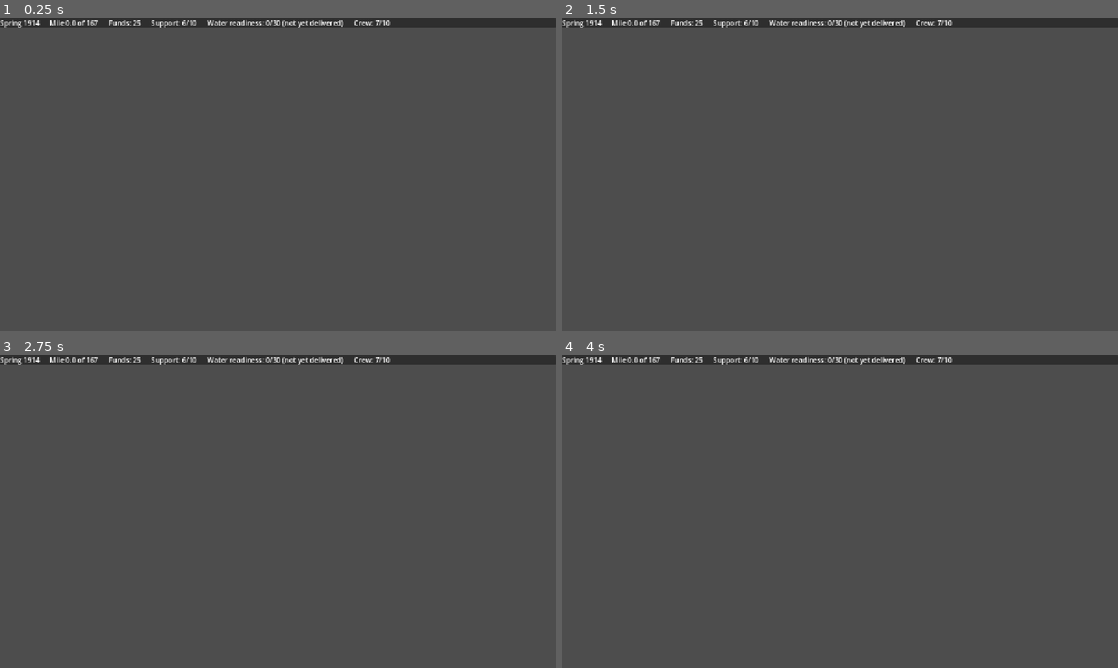
Above: before the commit, frames 1-4 (two rows, left to right).
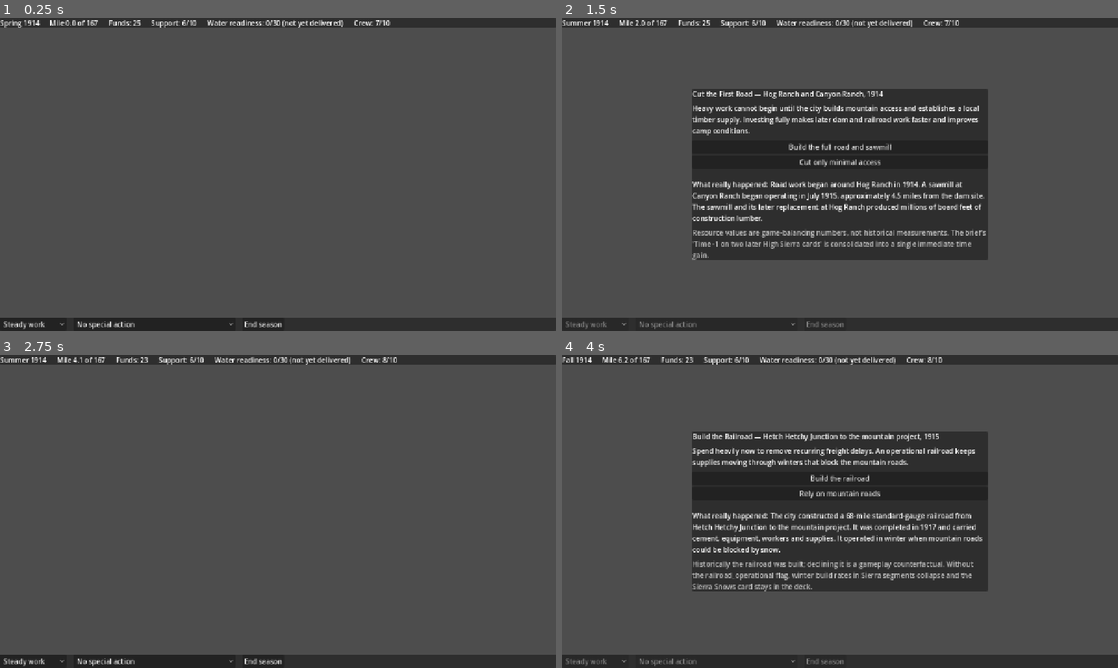
Above: after the commit, the same moments.

Repository: boxwrench/Hetchy-Trail
Game: Godot game, scene res://scenes/journey/journey.tscn
Same seed, same stepped clock (60 frames per second), same inputs: the game is played once before the commit and once after it.
Inputs (mouse positions are in pixels of both pictures, inside the frame that each line leads up to):
- Up to frame 1 (0.25 s): no input
- Up to frame 2 (1.5 s): click (595, 324) at 0.5 s, where only the run after the commit has a clickable "Steady work"; click (823, 324) at 1.25 s, where only the run after the commit has a clickable "End season"
- Up to frame 3 (2.75 s): click (278, 483) at 2 s, where only the run after the commit has a clickable "Build the full road and sawmi…"
- Up to frame 4 (4 s): click (595, 661) at 2.75 s, where only the run after the commit has a clickable "Steady work"; click (823, 661) at 3.5 s, where only the run after the commit has a clickable "End season"

The runs differ from the first frame. In frame 1, 4.1% of the frame differs, in the area x 0-100%, y 95-100%; in frame 2, 32%, in the area x 0-100%, y 0-100%; in frame 3, 4.9%; in frame 4, 30%.

Commit message:
fix: DecisionPanel bar rendered off-screen; add layout regression test
The DecisionPanel's bottom-anchored bar grew downward from the bottom edge
(top at y=720 on a 720px viewport), rendering entirely off-screen — the
player saw only the HUD on a grey screen. Set grow_vertical to
GROW_DIRECTION_BEGIN so the bar grows upward into view.

The smoke test missed this because it only asserted the button existed, not
that it was on-screen. Add tools/layout_test.{gd,tscn}, which instantiates the
real Journey scene, awaits layout, and asserts the interactive panels sit
within the viewport. Verified it fails (bottom=751 > vp=720) without the fix
and passes with it. Plan Task 5 code block and harness gate updated.

Co-Authored-By: Claude Fable 5 <noreply@anthropic.com>

Diff:
--- a/scenes/ui/decision_panel.gd
+++ b/scenes/ui/decision_panel.gd
@@ -22,6 +22,9 @@
 	mouse_filter = Control.MOUSE_FILTER_IGNORE
 	var panel := PanelContainer.new()
 	panel.set_anchors_and_offsets_preset(Control.PRESET_BOTTOM_WIDE)
+	# Bottom-anchored containers grow downward by default, which pushes the bar
+	# off the bottom edge; grow upward so it sits on-screen above the edge.
+	panel.grow_vertical = Control.GROW_DIRECTION_BEGIN
 	add_child(panel)
 	var row := HBoxContainer.new()
 	row.add_theme_constant_override("separation", 16)
--- /dev/null
+++ b/tools/layout_test.gd
@@ -0,0 +1,58 @@
+extends Node
+## Headless layout regression test. Instantiates the real Journey scene, lets it
+## lay out, and asserts the interactive panels render WITHIN the viewport.
+## Catches the class of bug where a panel exists but is positioned off-screen
+## or has zero size -- which the data/logic smoke test cannot see.
+## Run:  godot --headless res://tools/layout_test.tscn   (exit 0 PASS, 1 FAIL)
+
+var passed := 0
+var failures: Array[String] = []
+
+
+func _ready() -> void:
+	GameState.new_game()
+	EventManager.reset()
+	var journey: Node = load("res://scenes/journey/journey.tscn").instantiate()
+	add_child(journey)
+	# Layout is computed over the next frames, not at instantiation.
+	await get_tree().process_frame
+	await get_tree().process_frame
+	var vp := get_viewport().get_visible_rect().size
+	_check_on_screen("DecisionPanel bar", _first_control_child(journey.decision_panel), vp)
+	journey.event_panel.show()
+	await get_tree().process_frame
+	_check_on_screen("EventPanel body", _first_control_child(journey.event_panel), vp)
+	if failures.is_empty():
+		print("LAYOUT PASS (%d checks)" % passed)
+	else:
+		print("LAYOUT FAIL (%d failures)" % failures.size())
+	journey.queue_free()
+	get_tree().quit(0 if failures.is_empty() else 1)
+
+
+func _first_control_child(node: Node) -> Control:
+	for child in node.get_children():
+		if child is Control:
+			return child
+	return null
+
+
+func check(cond: bool, what: String) -> void:
+	if cond:
+		passed += 1
+	else:
+		failures.append(what)
+		push_error("LAYOUT FAIL: " + what)
+
+
+func _check_on_screen(label: String, ctrl: Control, vp: Vector2) -> void:
+	check(ctrl != null, "%s exists" % label)
+	if ctrl == null:
+		return
+	var pos := ctrl.global_position
+	var rect_size := ctrl.size
+	check(rect_size.x > 0.0 and rect_size.y > 0.0, "%s has non-zero size (got %s)" % [label, rect_size])
+	# Allow 1px rounding slack at the edges.
+	check(pos.y >= -1.0, "%s top edge is on-screen (y=%.1f)" % [label, pos.y])
+	check(pos.y + rect_size.y <= vp.y + 1.0, "%s bottom edge is on-screen (bottom=%.1f, vp=%.0f)" % [label, pos.y + rect_size.y, vp.y])
+	check(pos.x >= -1.0 and pos.x + rect_size.x <= vp.x + 1.0, "%s fits horizontally" % label)
--- /dev/null
+++ b/tools/layout_test.tscn
@@ -0,0 +1,6 @@
+[gd_scene load_steps=2 format=3]
+
+[ext_resource type="Script" path="res://tools/layout_test.gd" id="1"]
+
+[node name="LayoutTest" type="Node"]
+script = ExtResource("1")
Not shown, changed: docs/plans/2026-07-05-playable-core.md
